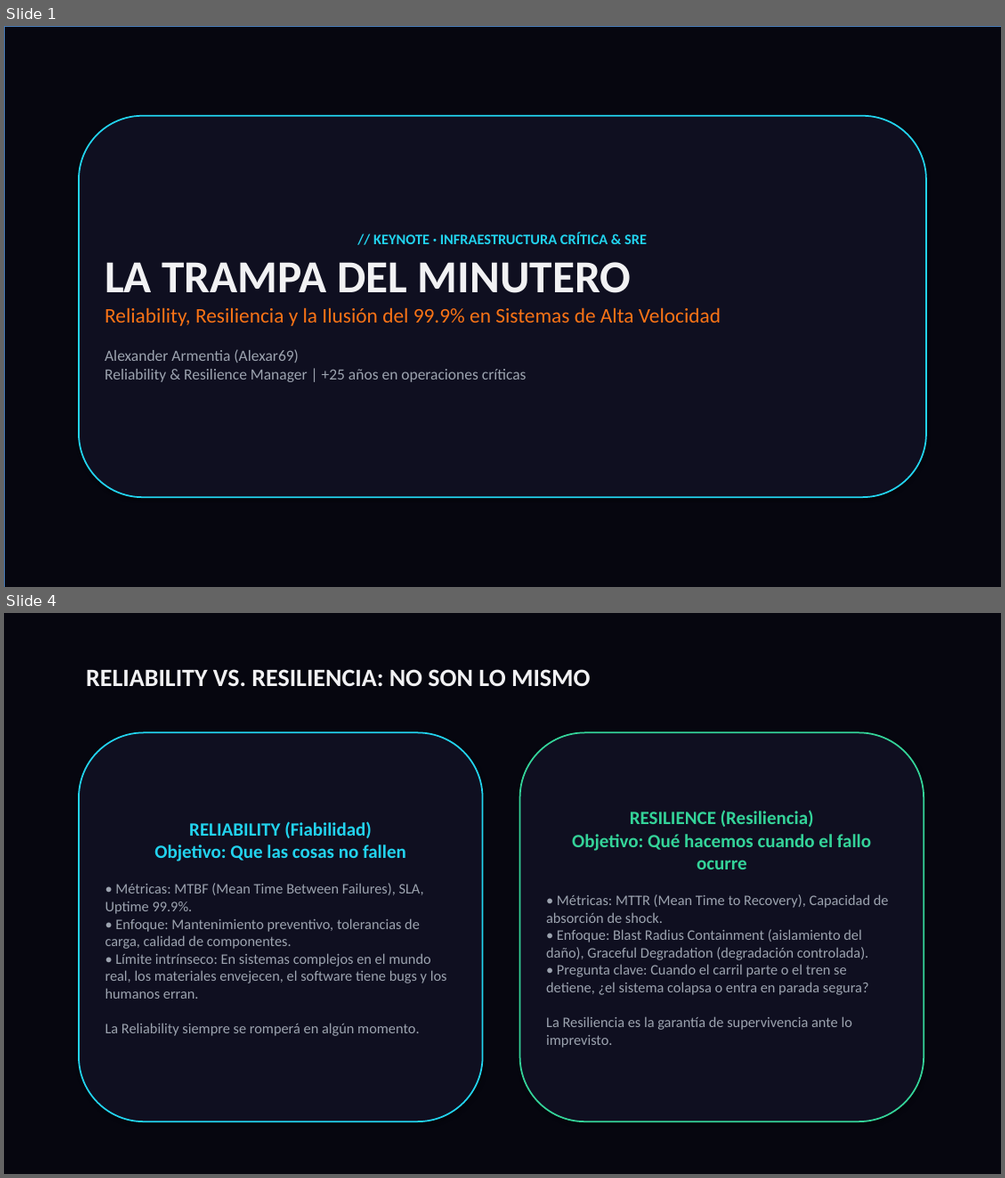
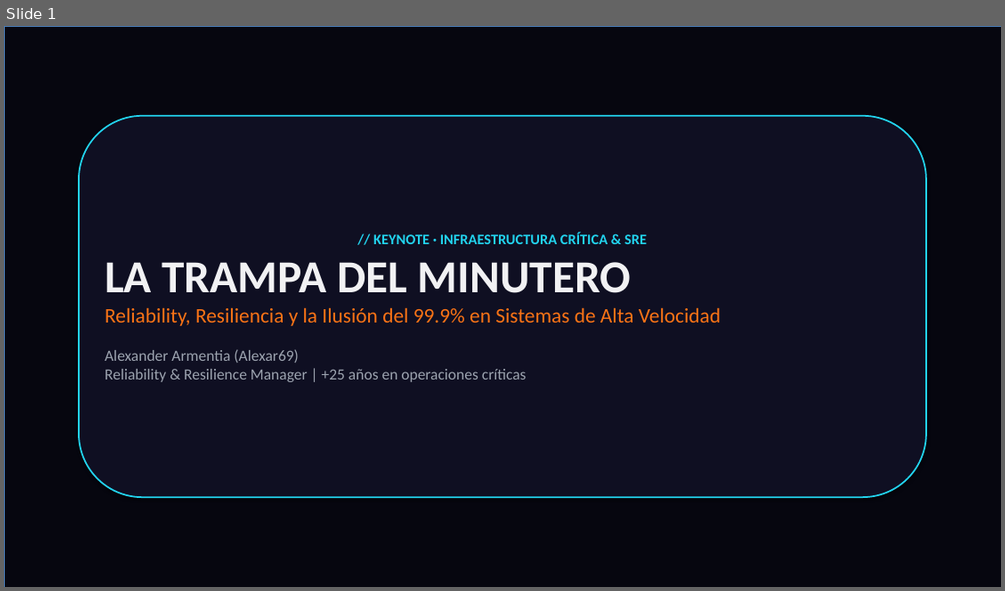
Before and after one commit to alexar69-pixel/alexar69-pixel.github.io, a slide deck: presentacion-reliability-resiliencia-adamuz-urda.pptx. Shown one above the other, each under a label of ours: slides 1 and 4 before the commit, slide 1 after it; the slides between them are not shown. The pictures are 1005x1178 and 1005x591 pixels, drawn with LibreOffice and Linux fonts; fonts in the diff are those of the drawing; background and template pictures are left out. Boxes give left, top, right and bottom in pixels: in the first picture for what was removed or moved away, otherwise in the second. Text is boxed around its words. In the diff, an @@ line names an element or a change of style, - is before the commit and + after.

```diff
--- a/presentacion-reliability-resiliencia-adamuz-urda.pptx
+++ b/presentacion-reliability-resiliencia-adamuz-urda.pptx
@@ slide 4 removed at [4, 613, 1001, 1174], background #FFFFFF @@
@@ rectangle removed at [4, 613, 1001, 1174] @@
@@ text removed at [86, 669, 591, 686] @@
-RELIABILITY VS. RESILIENCIA: NO SON LO MISMO
@@ rounded rectangle removed at [79, 732, 483, 1121] @@
-RELIABILITY (Fiabilidad)
-Objetivo: Que las cosas no fallen
-• Métricas: MTBF (Mean Time Between Failures), SLA, Uptime 99.9%.
-• Enfoque: Mantenimiento preventivo, tolerancias de carga, calidad de componentes.
-• Límite intrínseco: En sistemas complejos en el mundo real, los materiales envejecen, el software tiene bugs y los humanos erran.
-La Reliability siempre se romperá en algún momento.
@@ rounded rectangle removed at [520, 732, 923, 1121] @@
-RESILIENCE (Resiliencia)
-Objetivo: Qué hacemos cuando el fallo ocurre
-• Métricas: MTTR (Mean Time to Recovery), Capacidad de absorción de shock.
-• Enfoque: Blast Radius Containment (aislamiento del daño), Graceful Degradation (degradación controlada).
-• Pregunta clave: Cuando el carril parte o el tren se detiene, ¿el sistema colapsa o entra en parada segura?
-La Resiliencia es la garantía de supervivencia ante lo imprevisto.
```
Also in this commit, not shown: 1 other slide changed, 7 slides added, 5 other slides removed, 12 other files.
